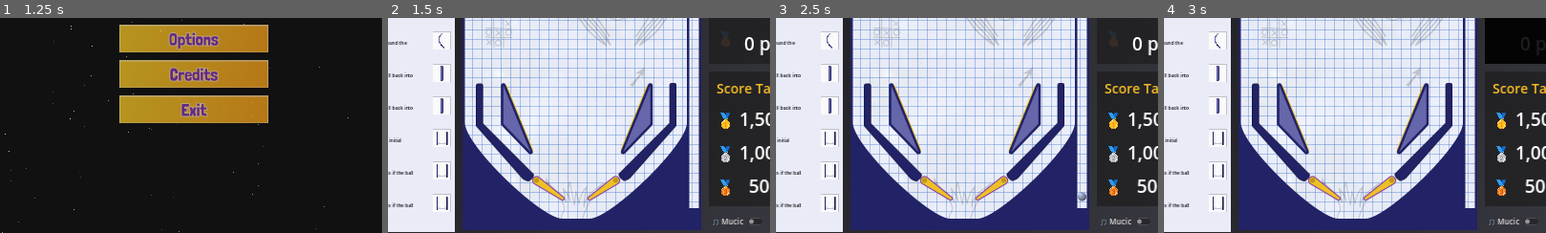
Above: before the commit, frames 1-4 (left to right).
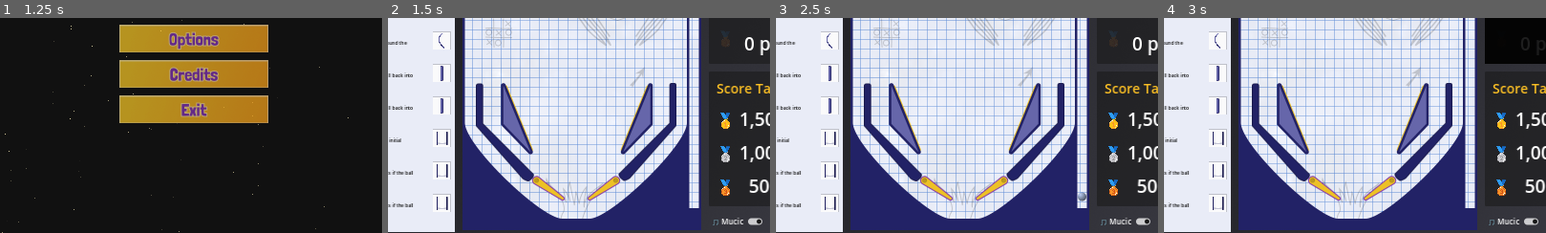
Above: after the commit, the same moments.

Repository: pincrediball/pincrediball
Game: Godot game, scene res://main.tscn
The game is run twice, just before and just after one commit, with the same random seed, the same clock (stepped at 60 frames per second) and the same inputs.
Inputs (mouse positions are % of the whole screen's width and height, from its top left):
- Up to frame 1 (1.25 s): click (50, 34) at 0.5 s
- Up to frame 2 (1.5 s): click (50, 34) at 1.25 s
- Up to frame 3 (2.5 s): click "Run Playbook" at 2 s
- Up to frame 4 (3 s): click "Stress Test" at 2.75 s
The pictures show only the part of the screen within x 25-75%, y 45-95%; the shares and areas given below are measured in that part.

Frame 1 is identical in both runs. In frame 2, 0.1% of the frame differs, in the area x 87-98%, y 92-97%; in frame 3, 0.1%; in frame 4, 0.1%.

Commit message:
Adding credits and related stuff
Fixes #39

Diff:
--- a/src/audio.gd
+++ b/src/audio.gd
@@ -5,6 +5,8 @@
 	preload("res://music/waiting-tttt.mp3"),
 	preload("res://music/amazing-grace.mp3"),
 ]
+
+const credits_track = preload("res://music/dear-mr-super-computer.mp3")
 
 const music_volume_default = -5.0
 const music_volume_suppressed = -18.0
@@ -19,6 +21,14 @@
 func startGameMusic():
 	Audio.stream = tracks[trackIndex]
 	Audio.play()
+
+func startCreditsMusic():
+	set_suppressed_music(false)
+	Audio.stream = credits_track
+	Audio.play()
+
+func set_credits_music_speed(speed: float):
+	Audio.pitch_scale = speed
 
 func _on_finished():
 	trackIndex = (trackIndex + 1) % tracks.size()
--- /dev/null
+++ b/src/credits.gd
@@ -0,0 +1,29 @@
+extends Control
+
+var is_running_fast := false
+
+func close():
+	Audio.startGameMusic()
+	queue_free()
+
+func _ready():
+	Audio.startCreditsMusic()
+
+func _input(event: InputEvent):
+	if event.is_action_pressed("ui_cancel"):
+		close()
+	if event is InputEventMouseButton and event.button_index == MOUSE_BUTTON_LEFT:
+		if event.is_pressed() and not is_running_fast:
+			is_running_fast = true
+			$AnimationPlayer.speed_scale = 5.0
+			Audio.set_credits_music_speed(5.0)
+		elif is_running_fast and Input.is_action_just_released("action_left_mouse_button"):
+			is_running_fast = false
+			$AnimationPlayer.speed_scale = 1.0
+			Audio.set_credits_music_speed(1.0)
+
+func _on_texture_button_pressed():
+	close()
+
+func _on_animation_player_animation_finished(anim_name):
+	close()
--- /dev/null
+++ b/src/credits.tscn
@@ -0,0 +1,215 @@
+[gd_scene load_steps=10 format=3 uid="uid://wftgkp3jtlqw"]
+
+[ext_resource type="Script" path="res://credits.gd" id="1_oqnvk"]
+[ext_resource type="Shader" path="res://menu.gdshader" id="1_peus8"]
+[ext_resource type="Texture2D" uid="uid://ce5fufair5xt5" path="res://art/menu/menu_button_tl_arrow_normal.png" id="3_ehho1"]
+[ext_resource type="Texture2D" uid="uid://bwmhavc436lwn" path="res://art/menu/menu_button_tl_arrow_pressed.png" id="4_b5yqk"]
+[ext_resource type="Texture2D" uid="uid://cam5ev8j0wfq7" path="res://art/menu/menu_button_tl_arrow_hover.png" id="5_80gnd"]
+[ext_resource type="Texture2D" uid="uid://d1bded6m5pb6l" path="res://art/menu/menu_button_tl_arrow_disabled.png" id="6_vdw73"]
+
+[sub_resource type="ShaderMaterial" id="ShaderMaterial_giwih"]
+shader = ExtResource("1_peus8")
+
+[sub_resource type="Animation" id="Animation_c638r"]
+resource_name = "credits_scroll_animation"
+length = 140.0
+tracks/0/type = "value"
+tracks/0/imported = false
+tracks/0/enabled = true
+tracks/0/path = NodePath(".:position")
+tracks/0/interp = 1
+tracks/0/loop_wrap = true
+tracks/0/keys = {
+"times": PackedFloat32Array(0, 140),
+"transitions": PackedFloat32Array(1, 1),
+"update": 0,
+"values": [Vector2(0, 0), Vector2(0, -7000)]
+}
+
+[sub_resource type="AnimationLibrary" id="AnimationLibrary_h818m"]
+_data = {
+"credits_scroll_animation": SubResource("Animation_c638r")
+}
+
+[node name="Credits" type="Control"]
+layout_mode = 3
+anchors_preset = 15
+anchor_right = 1.0
+anchor_bottom = 1.0
+grow_horizontal = 2
+grow_vertical = 2
+mouse_filter = 1
+script = ExtResource("1_oqnvk")
+
+[node name="ColorRect" type="ColorRect" parent="."]
+material = SubResource("ShaderMaterial_giwih")
+layout_mode = 1
+anchors_preset = 15
+anchor_right = 1.0
+anchor_bottom = 1.0
+grow_horizontal = 2
+grow_vertical = 2
+color = Color(0, 0, 0, 1)
+
+[node name="RichTextLabel" type="RichTextLabel" parent="."]
+layout_mode = 0
+offset_right = 1595.0
+offset_bottom = 8347.0
+theme_override_font_sizes/normal_font_size = 32
+bbcode_enabled = true
+text = "
+
+
+
+
+
+
+
+
+
+
+
+
+
+
+
+
+
+
+
+[center]
+Game Director
+[color=#f59e0b][font_size=48]Jeroen Heijmans[/font_size][/color]
+
+
+
+
+
+
+
+Producer
+[color=#f59e0b][font_size=48]Jeroen Heijmans[/font_size][/color]
+
+
+
+
+
+
+
+Engineering
+[color=#f59e0b][font_size=48]Jeroen Heijmans[/font_size][/color]
+
+
+
+
+
+
+
+Artwork
+[color=#f59e0b][font_size=48]Jeroen Heijmans[/font_size][/color]
+
+
+
+
+
+
+
+Sound Effects
+[color=#f59e0b][font_size=48]Jeroen Heijmans[/font_size][/color]
+
+
+
+
+
+
+
+Music
+[color=#f59e0b][font_size=48]
+ONE COOL MINUTE
+Loyalty Freak Music
+(licensed CC0 1.0 Universal)
+
+
+WAITING TTTT
+Loyalty Freak Music
+(licensed CC0 1.0 Universal)
+
+
+AMAZING GRACE
+Timo Versemann
+(licensed CC0 1.0 Universal)
+
+
+DEAR MR SUPER COMPUTER
+HoliznaCC0
+(licensed CC0 1.0 Universal)
+[/font_size][/color]
+
+
+
+
+
+
+
+Special Thanks
+
+[color=#f59e0b][font_size=48]My beautiful, loving, patient, and forgiving wife
+
+Friends on Slack, for advice and listening
+
+Mastodon followers, for all the encouragement
+
+Nespresso
+
+Broodje Ben
+
+GDQuest
+
+The GameDev.StackExchange.com Community
+
+The Godot Team and Community
+[/font_size][/color]
+
+
+
+
+
+
+
+
+
+
+
+
+
+And Thank YOU for playing!
+[/center]"
+scroll_active = false
+
+[node name="MarginContainer" type="MarginContainer" parent="."]
+layout_mode = 0
+offset_right = 90.0
+offset_bottom = 90.0
+theme_override_constants/margin_left = 16
+theme_override_constants/margin_top = 16
+theme_override_constants/margin_right = 16
+theme_override_constants/margin_bottom = 16
+
+[node name="TextureButton" type="TextureButton" parent="MarginContainer"]
+modulate = Color(1, 1, 1, 0.490196)
+layout_mode = 2
+mouse_default_cursor_shape = 2
+texture_normal = ExtResource("3_ehho1")
+texture_pressed = ExtResource("4_b5yqk")
+texture_hover = ExtResource("5_80gnd")
+texture_disabled = ExtResource("6_vdw73")
+
+[node name="AnimationPlayer" type="AnimationPlayer" parent="."]
+root_node = NodePath("../RichTextLabel")
+autoplay = "credits_scroll_animation"
+libraries = {
+"": SubResource("AnimationLibrary_h818m")
+}
+
+[connection signal="pressed" from="MarginContainer/TextureButton" to="." method="_on_texture_button_pressed"]
+[connection signal="animation_finished" from="AnimationPlayer" to="." method="_on_animation_player_animation_finished"]
--- a/src/default_bus_layout.tres
+++ b/src/default_bus_layout.tres
@@ -1,9 +1,10 @@
 [gd_resource type="AudioBusLayout" format=3 uid="uid://bmkc8vvw2xqc5"]
 
 [resource]
+bus/0/send = &"MusicCredits"
 bus/1/name = &"Music"
 bus/1/solo = false
-bus/1/mute = true
+bus/1/mute = false
 bus/1/bypass_fx = false
 bus/1/volume_db = 0.0
 bus/1/send = &"Master"
--- a/src/main.gd
+++ b/src/main.gd
@@ -11,3 +11,7 @@
 
 func _on_game_menu_open_requested():
 	open_menu()
+
+func _on_menu_credits_roll_requested():
+	var credits = load("res://credits.tscn").instantiate()
+	add_child(credits)
--- a/src/main.tscn
+++ b/src/main.tscn
@@ -28,3 +28,4 @@
 layout_mode = 1
 
 [connection signal="menu_open_requested" from="Game" to="." method="_on_game_menu_open_requested"]
+[connection signal="credits_roll_requested" from="Menu" to="." method="_on_menu_credits_roll_requested"]
--- a/src/menu.gd
+++ b/src/menu.gd
@@ -1,5 +1,6 @@
 extends Control
 
+signal credits_roll_requested()
 
 func _on_new_game_button_pressed():
 	self.visible = false
@@ -14,8 +15,7 @@
 
 
 func _on_credits_button_pressed():
-	pass # Replace with function body.
-
+	credits_roll_requested.emit()
 
 func _on_exit_button_pressed():
 	get_tree().quit()
Binary file added: src/art/menu/menu_button_back_disabled.png
Not shown, added: src/art/menu/menu_button_back_disabled.png.import
Binary file added: src/art/menu/menu_button_back_hover.png
Not shown, added: src/art/menu/menu_button_back_hover.png.import
Binary file added: src/art/menu/menu_button_back_normal.png
Not shown, added: src/art/menu/menu_button_back_normal.png.import
Binary file added: src/art/menu/menu_button_back_pressed.png
Not shown, added: src/art/menu/menu_button_back_pressed.png.import
Binary file added: src/art/menu/menu_button_tl_arrow_disabled.png
Not shown, added: src/art/menu/menu_button_tl_arrow_disabled.png.import
Binary file added: src/art/menu/menu_button_tl_arrow_hover.png
Not shown, added: src/art/menu/menu_button_tl_arrow_hover.png.import
(and 7 more such lines)
